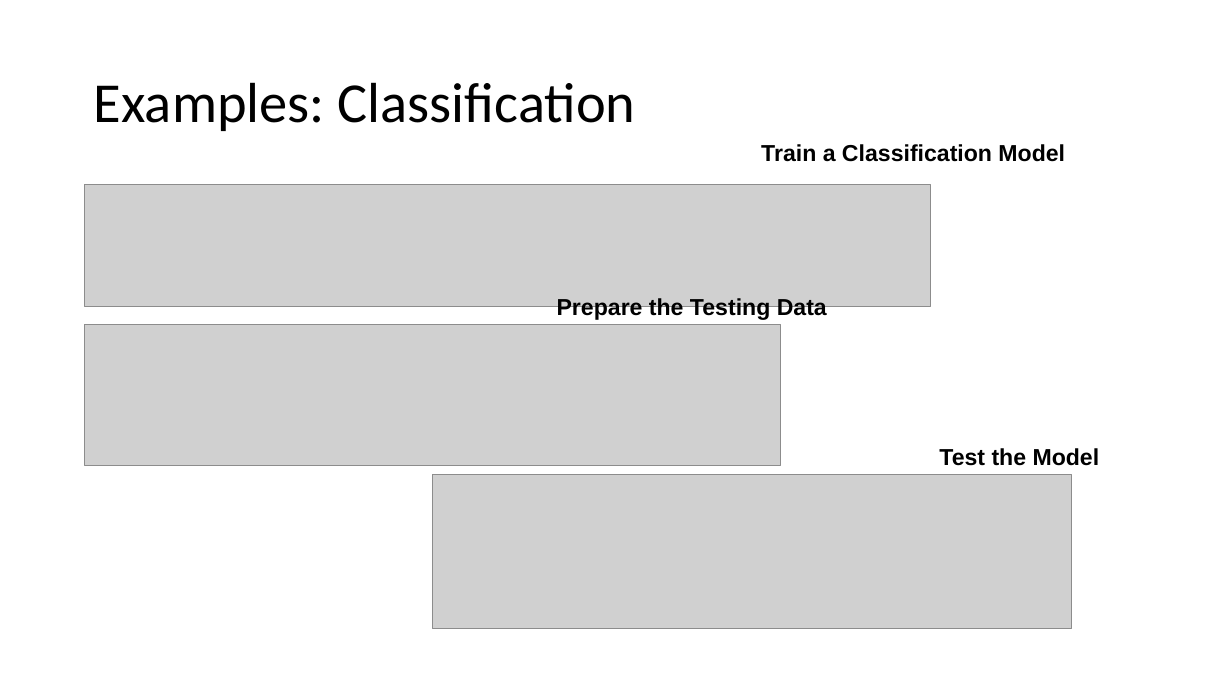
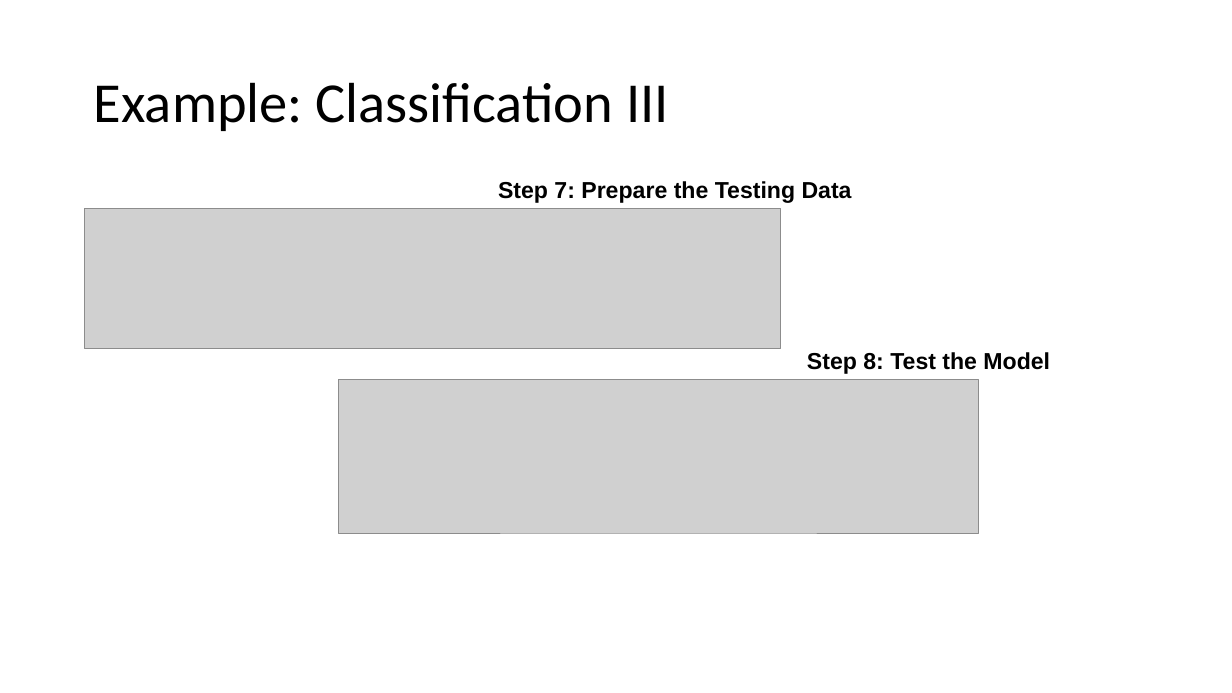
Before and after one commit to Azure-Bootcamp-Troy/GettingStartedMLSparkHDInsight, a slide deck: slide 27 of Getting Started with ML with Spark on HDInsight.pptx (slide 24 before the commit). Drawn at 1232x693 pixels with LibreOffice and Linux fonts; fonts in the diff are those of the drawing; grey boxes stand for pictures. Boxes give left, top, right and bottom in pixels: in the first picture for what was removed or moved away, otherwise in the second. Text is boxed around its words. In the diff, an @@ line names an element or a change of style, - is before the commit and + after.

```diff
--- a/Getting Started with ML with Spark on HDInsight.pptx
+++ b/Getting Started with ML with Spark on HDInsight.pptx
@@ title at bbox=[94, 82, 669, 131]: text changed @@
-Examples: Classification
+Example: Classification III
@@ text removed at bbox=[761, 144, 1065, 162] @@
-Train a Classification Model
@@ picture: place and size @@
-picture at bbox=[85, 324, 781, 465]
+picture at bbox=[85, 208, 781, 348]
@@ picture removed at bbox=[85, 185, 931, 307] @@
@@ text at bbox=[498, 181, 852, 203]: text changed @@
-Prepare the Testing Data
+Step 7: Prepare the Testing Data
@@ text at bbox=[807, 352, 1050, 374]: text changed @@
-Test the Model
+Step 8: Test the Model
@@ picture: place and size @@
-picture at bbox=[433, 475, 1072, 629]
+picture at bbox=[339, 379, 979, 533]
```
Also in this commit, not shown: 9 other slides changed, 5 slides added, 1 other file.
